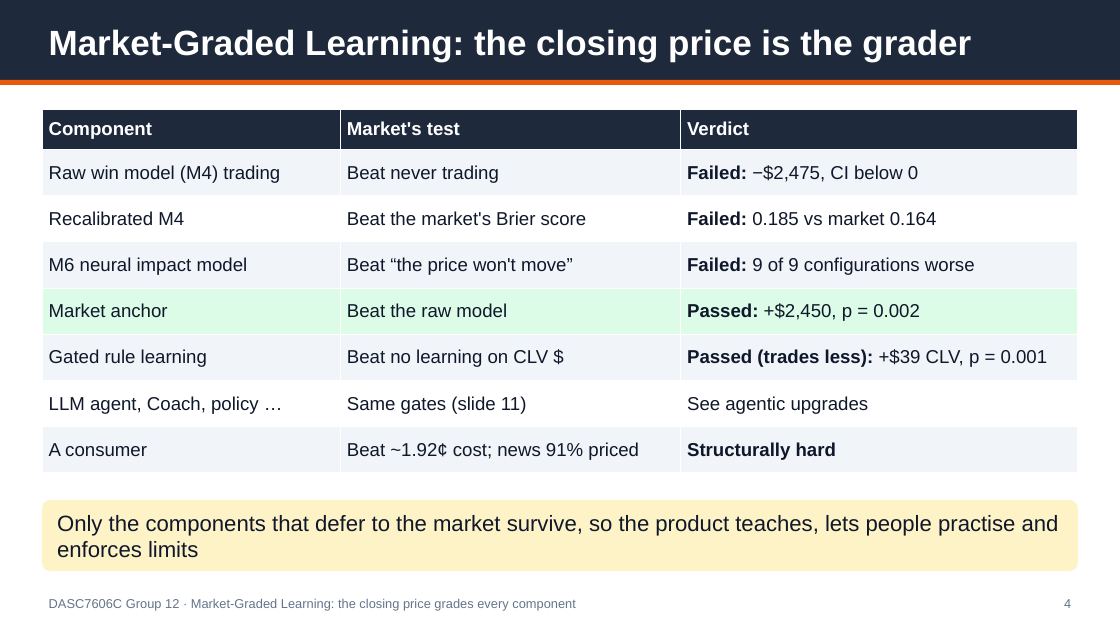
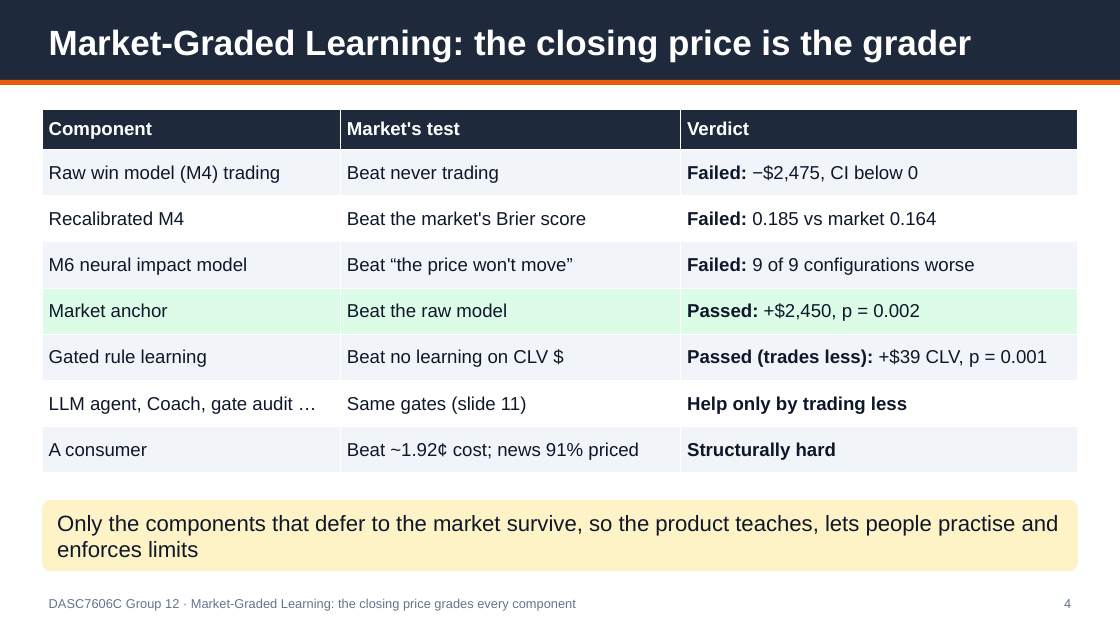
Before and after one commit to Michaelyzr/nba-agent, a slide deck: slide 4 of presentation/nba_agent_deck.pptx. Drawn at 1120x630 pixels with LibreOffice and Linux fonts; fonts in the diff are those of the drawing. Boxes give left, top, right and bottom in pixels: in the first picture for what was removed or moved away, otherwise in the second. Text is boxed around its words. In the diff, an @@ line names an element or a change of style, - is before the commit and + after.

```diff
--- a/presentation/nba_agent_deck.pptx
+++ b/presentation/nba_agent_deck.pptx
@@ table at (42,109,1078,473) @@
-row 7, column 1: LLM agent, Coach, policy …
+row 7, column 1: LLM agent, Coach, gate audit …
-row 7, column 3: See agentic upgrades
+row 7, column 3: Help only by trading less
```
Also in this commit, not shown: 1 other slide changed, 3 other files.
